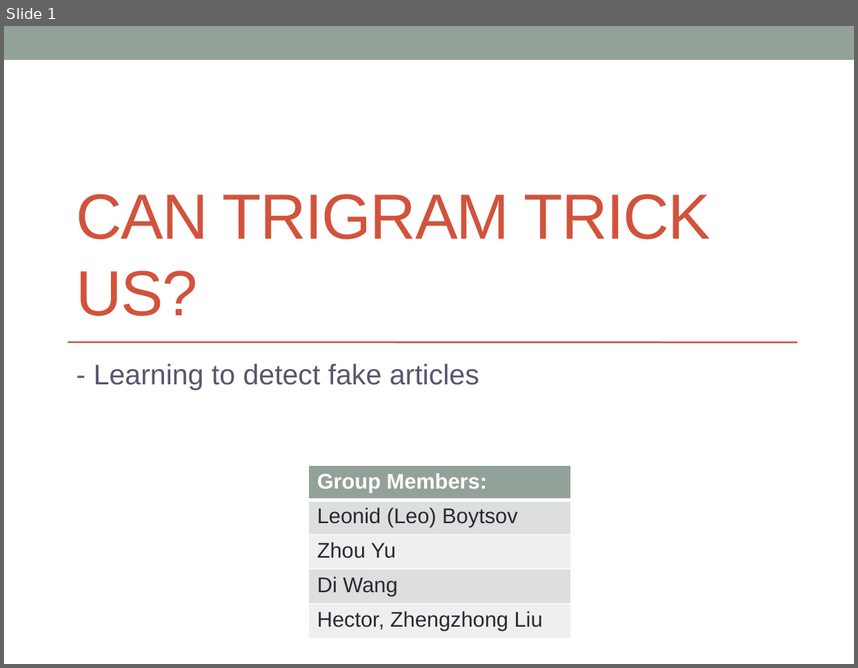
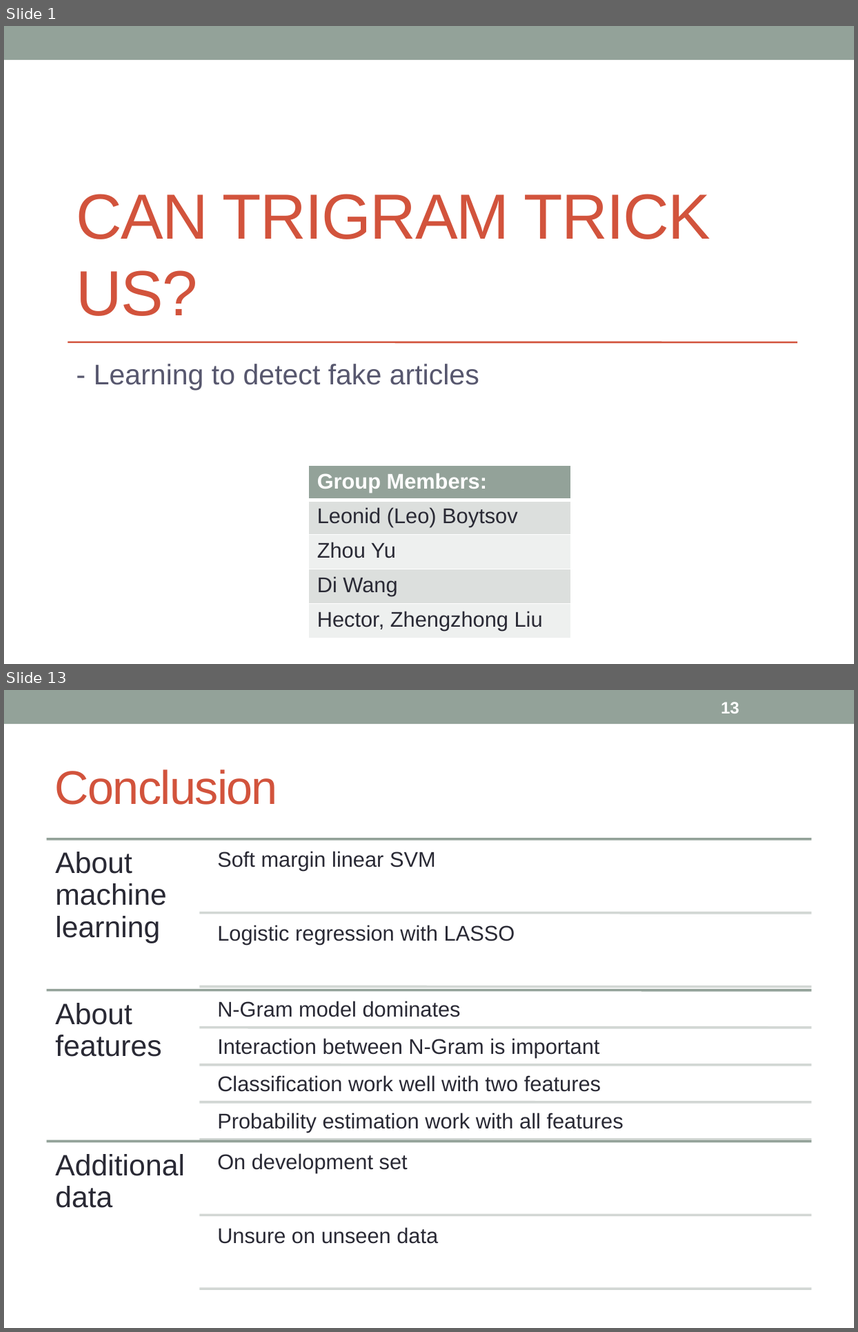
Before and after one commit to hunterhector/LangStats12Spring, a slide deck: Slides/11761-slides.pptx. Shown one above the other, each under a label of ours: slide 1 before the commit, slides 1 and 13 after it; the slides between them are not shown. The pictures are 858x668 and 858x1332 pixels, drawn with LibreOffice and Linux fonts; fonts in the diff are those of the drawing. Boxes give left, top, right and bottom in pixels: in the first picture for what was removed or moved away, otherwise in the second. Text is boxed around its words. In the diff, an @@ line names an element or a change of style, - is before the commit and + after.

```diff
--- a/Slides/11761-slides.pptx
+++ b/Slides/11761-slides.pptx
@@ slide 13 added at box(4, 690, 854, 1328), background #FFFFFF; not listed: 1 template element that a slide beside it also shows @@
@@ page number added at box(721, 702, 740, 713), 14 pt, text #FFFFFF, bold @@
+13
@@ title added at box(55, 769, 278, 805), 40 pt, text #D2533C @@
+Conclusion
@@ group added at box(47, 839, 811, 1288): 11 lines, 11 texts @@
+About machine learning
+Soft margin linear SVM
+Logistic regression with LASSO
+About features
+N-Gram model dominates
+Interaction between N-Gram is important
+Classification work well with two features
+Probability estimation work with all features
+Additional data
+On development set
+Unsure on unseen data
```
Also in this commit, not shown: 11 slides changed, 1 other slide added, 3 slides removed.
